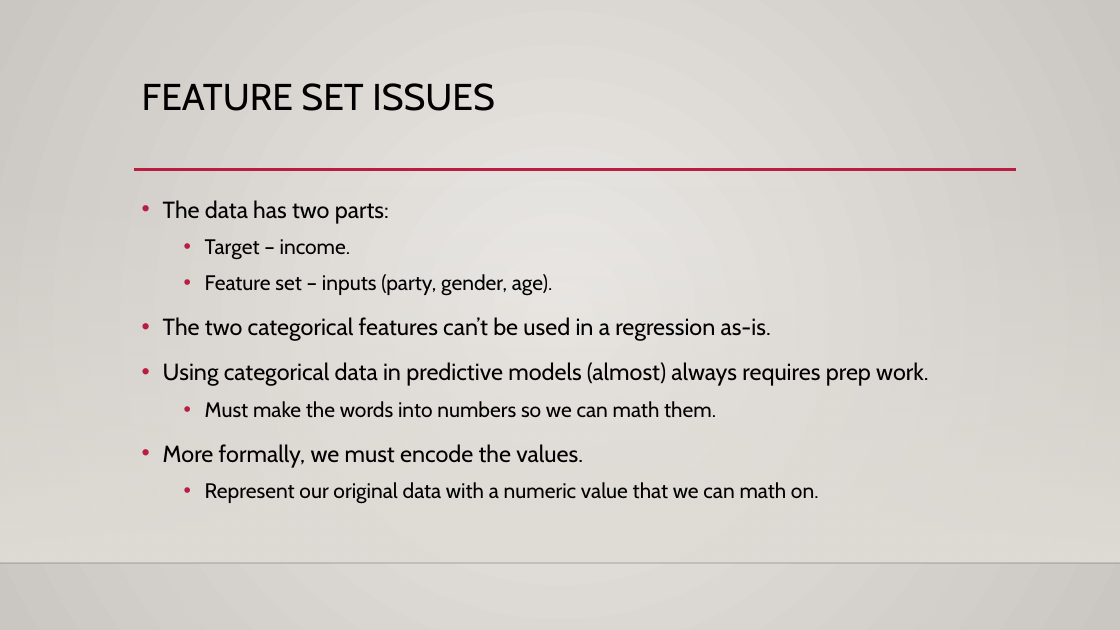
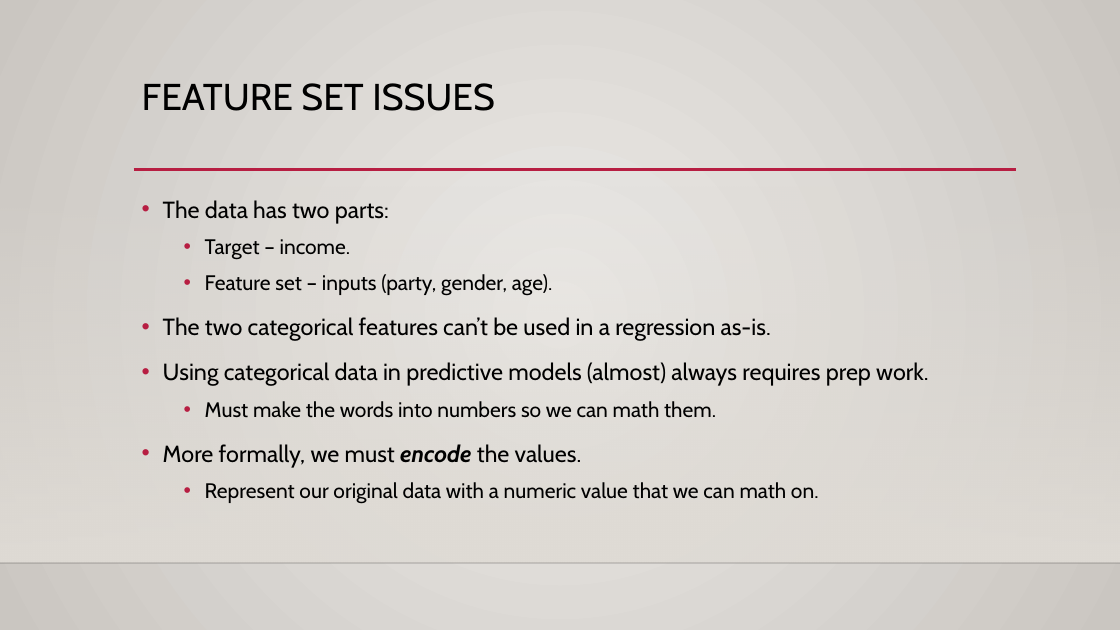
Before and after one commit to AkeemSemperDataScience/Basic_Stats_in_Python_Student_Repository, a slide deck: slide 22 of reference_material/slides/022_encoding.pptx (slide 16 before the commit). Drawn at 1120x630 pixels with LibreOffice and Linux fonts; fonts in the diff are those of the drawing; background and template pictures are left out. Boxes give left, top, right and bottom in pixels: in the first picture for what was removed or moved away, otherwise in the second. Text is boxed around its words. In the diff, an @@ line names an element or a change of style, - is before the commit and + after.

```diff
--- a/reference_material/slides/022_encoding.pptx
+++ b/reference_material/slides/022_encoding.pptx
@@ text at [163,444,582,468]: bold on, italic on in "encode" @@
```
Also in this commit, not shown: 5 other slides changed, 11 slides added, 7 other files.
